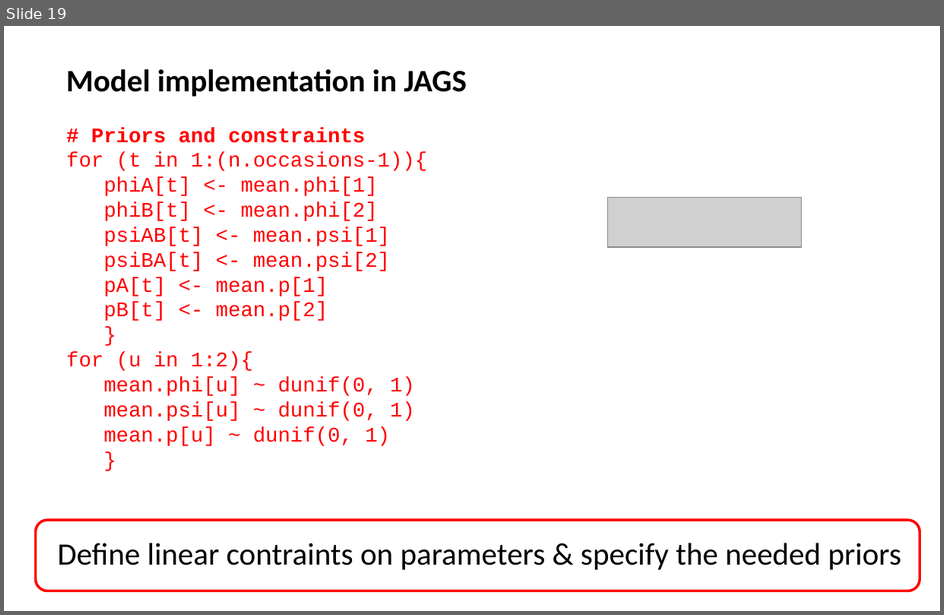
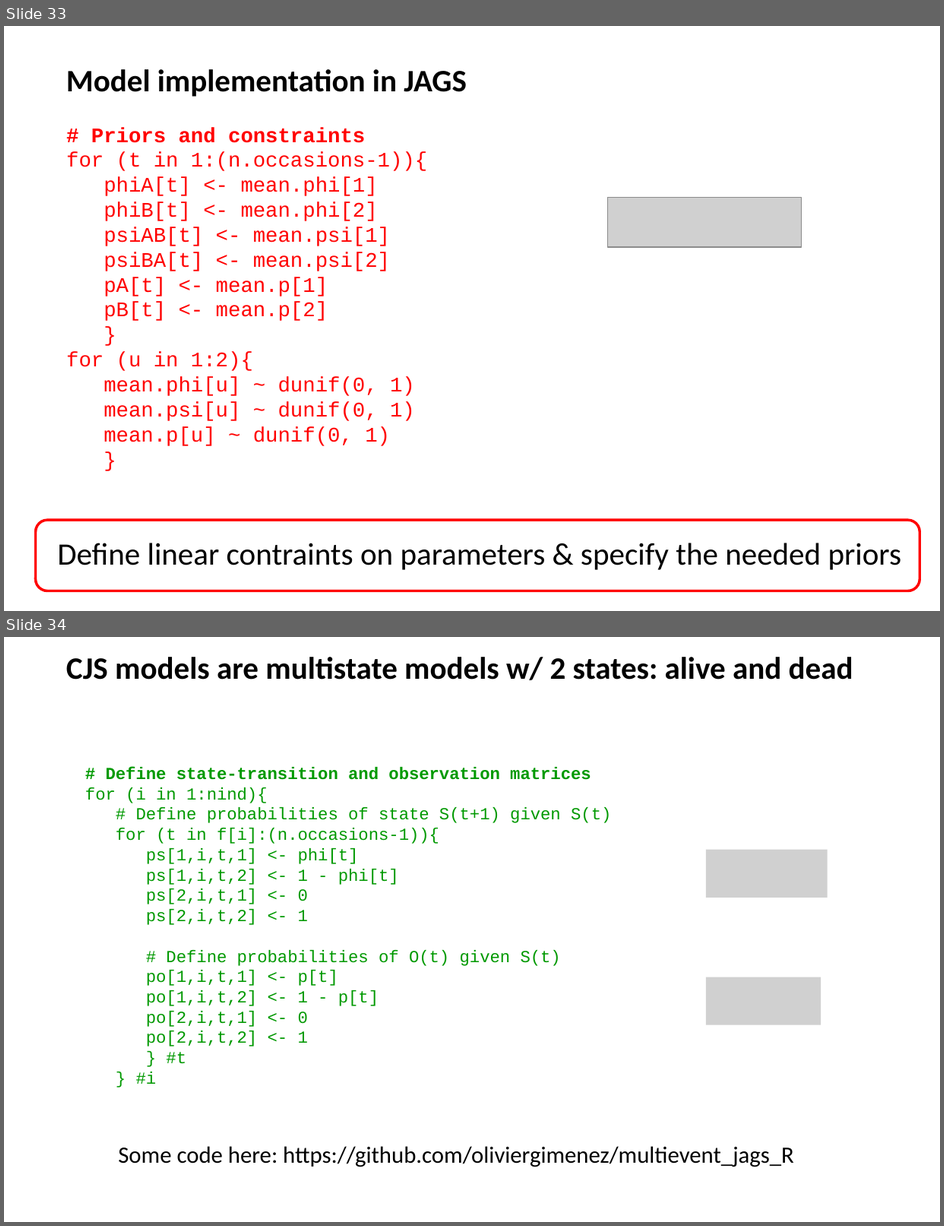
Before and after one commit to oliviergimenez/IPMworkshop, a slide deck: slides/multistatemodels_og.pptx. Shown one above the other, each under a label of ours: slide 19 before the commit, slides 33 and 34 after it. The pictures are 944x615 and 944x1226 pixels, drawn with LibreOffice and Linux fonts; fonts in the diff are those of the drawing; grey boxes stand for pictures. Boxes give left, top, right and bottom in pixels: in the first picture for what was removed or moved away, otherwise in the second. Text is boxed around its words. In the diff, an @@ line names an element or a change of style, - is before the commit and + after.

Commit message:
Worked on the multistate models slides. Uploaded a few papers on the way. Amended to-do list.

```diff
--- a/slides/multistatemodels_og.pptx
+++ b/slides/multistatemodels_og.pptx
@@ slide 34 added at (4,637,940,1222), background #FFFFFF @@
@@ text added at (66,657,854,680), 24 pt, text #000000, bold @@
+CJS models are multistate models w/ 2 states: alive and dead
@@ text added at (85,767,611,1084), 13 pt, text #009900 @@
+# Define state-transition and observation matrices
+for (i in 1:nind){
+# Define probabilities of state S(t+1) given S(t)
+for (t in f[i]:(n.occasions-1)){
+ps[1,i,t,1] <- phi[t]
+ps[1,i,t,2] <- 1 - phi[t]
+ps[2,i,t,1] <- 0
+ps[2,i,t,2] <- 1
+# Define probabilities of O(t) given S(t)
+po[1,i,t,1] <- p[t]
+po[1,i,t,2] <- 1 - p[t]
+po[2,i,t,1] <- 0
+po[2,i,t,2] <- 1
+} #t
+} #i
@@ picture added at (706,850,828,898) @@
@@ picture added at (706,977,822,1025) @@
@@ text added at (118,1146,794,1167), 18 pt, text #000000 @@
+Some code here: https://github.com/oliviergimenez/multievent_jags_R
@@ what was slide 19 is now slide 33 @@
```
Also in this commit, not shown: 20 slides changed, 14 other slides added, 5 other files.
